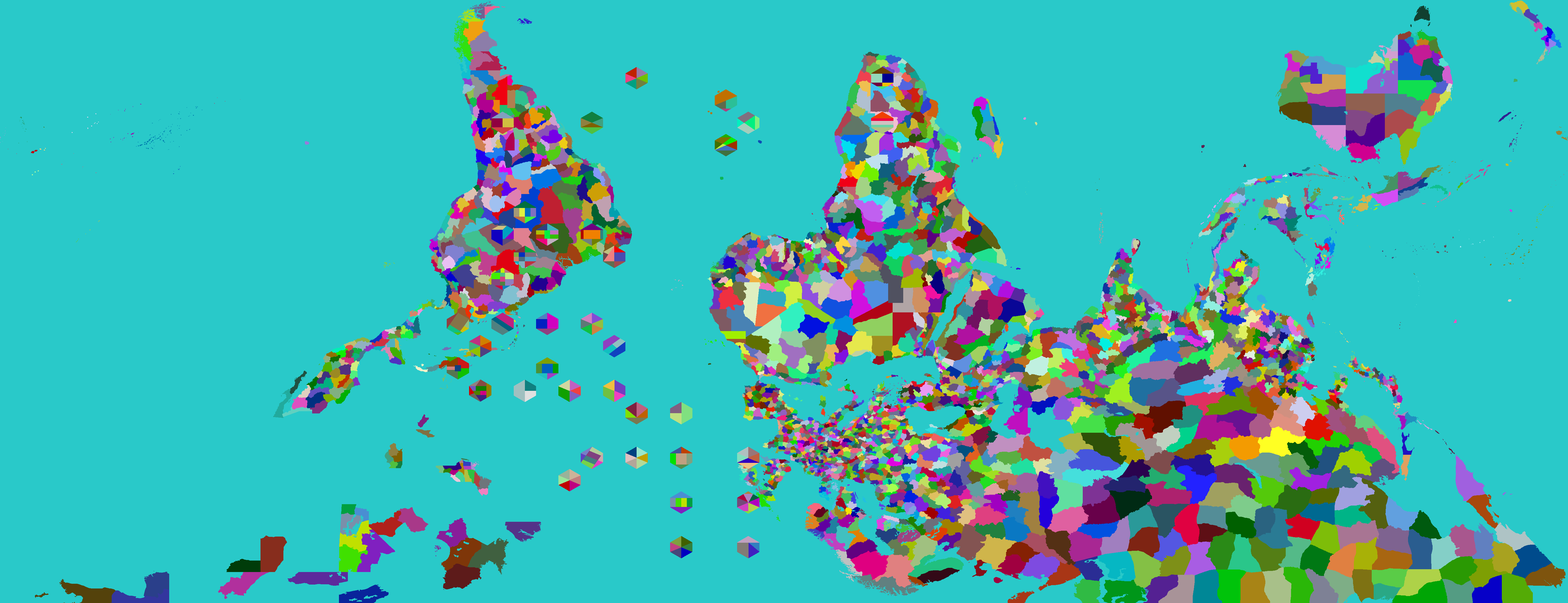
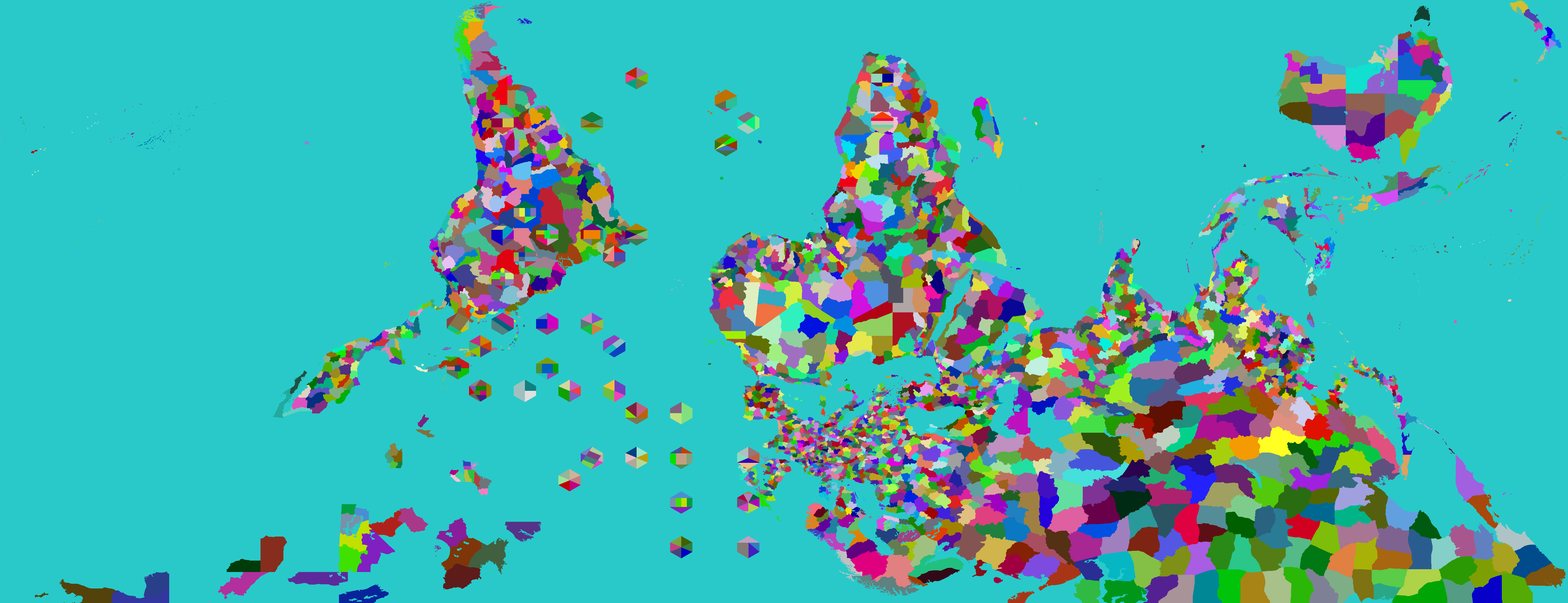
Layers edited between the first and the second 1568 x 603 image:
painted on "Provinces" over [435, 223, 649, 476]
